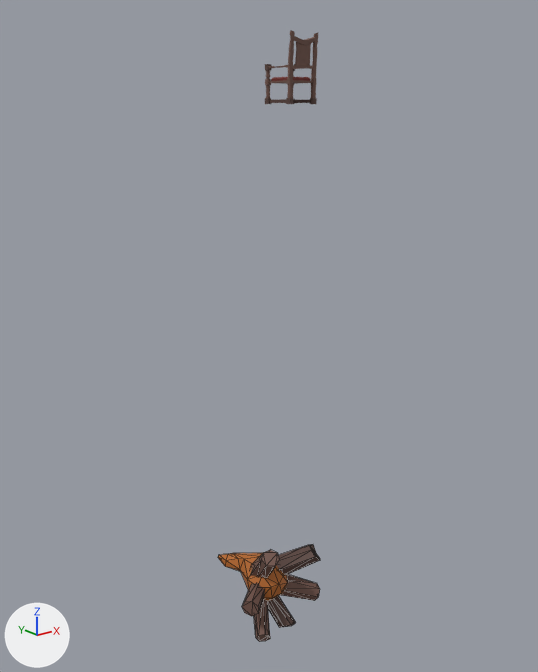
Before and after pictures for a commit that changed the OBJ model Example Space Game/Models/Chair_Cube.obj.
Rendered twice from a 50 mm lens placed at (-8.82, -10.43, 0.03), pointed at (0.2, 0.85, -4.48). Lighting does not change. The marker at lower left points along +X, +Y and +Z. Mesh edges are drawn as thin lines on the coarser meshes. Where no turn or scale is listed for an object, it has been applied to the vertices.

Script lines for the objects in view, before the commit:
```python
me_chair_cube_027 = bpy.data.meshes.new('Chair_Cube.027')
me_chair_cube_027.from_pydata(...)  # 692 vertices, 1298 faces; spans x -0.313..0.313, y -0.36..0.342, z 0.004..1.163
# faces by material slot: [970, 60, 268]
me_chair_cube_027.materials.append(mat_wood_004)  # brown #705147
me_chair_cube_027.materials.append(mat_main_001)  # dark red #702721
me_chair_cube_027.materials.append(mat_darkwood_003)  # brown #574039
me_woodfire = bpy.data.meshes.new('Woodfire')
me_woodfire.from_pydata(...)  # 126 vertices, 224 faces; spans x -1.03..1.0, y -0.14..2.03, z -11.09..-8.93
# faces by material slot: [96, 48, 80]
me_woodfire.materials.append(mat_wood_016)  # brown #705147
me_woodfire.materials.append(mat_darkwood_009)  # brown #574039
me_woodfire.materials.append(mat_fire_003)  # orange #b46726
ob_chair_cube_027 = bpy.data.objects.new('Chair_Cube.027', me_chair_cube_027)
ob_chair_cube_027.location = (0.0, 0.0, 0.0)
ob_woodfire = bpy.data.objects.new('Woodfire', me_woodfire)
ob_woodfire.location = (0.0, 0.0, 0.0)
```
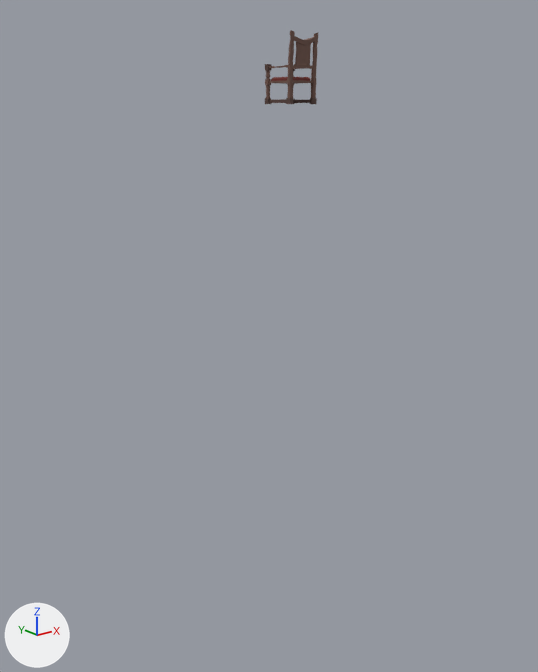
Location of each change, (x1, y1, x2, y2) in pixels of the pictures (538 x 672 px):
'Woodfire', deleted (brown): before (218, 545, 320, 642)
    faces in mat_wood_016 (brown #705147): (242, 550, 320, 642)
    faces in mat_fire_003 (orange #b46726): (218, 553, 288, 602)
    faces in mat_darkwood_009 (brown #574039): (268, 545, 320, 628)

The edits, one by one:
Object 'Woodfire' (ob_woodfire) is deleted.
